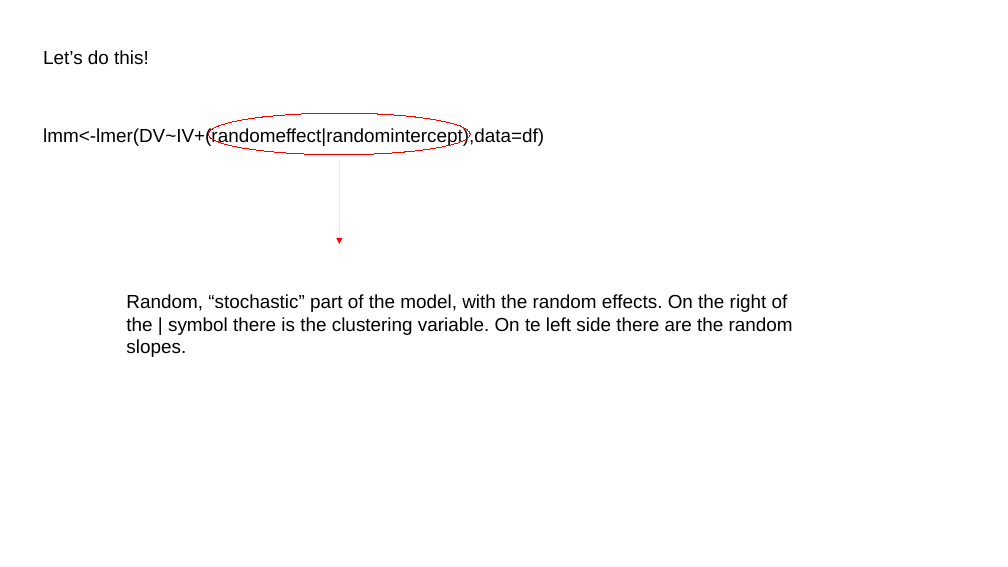
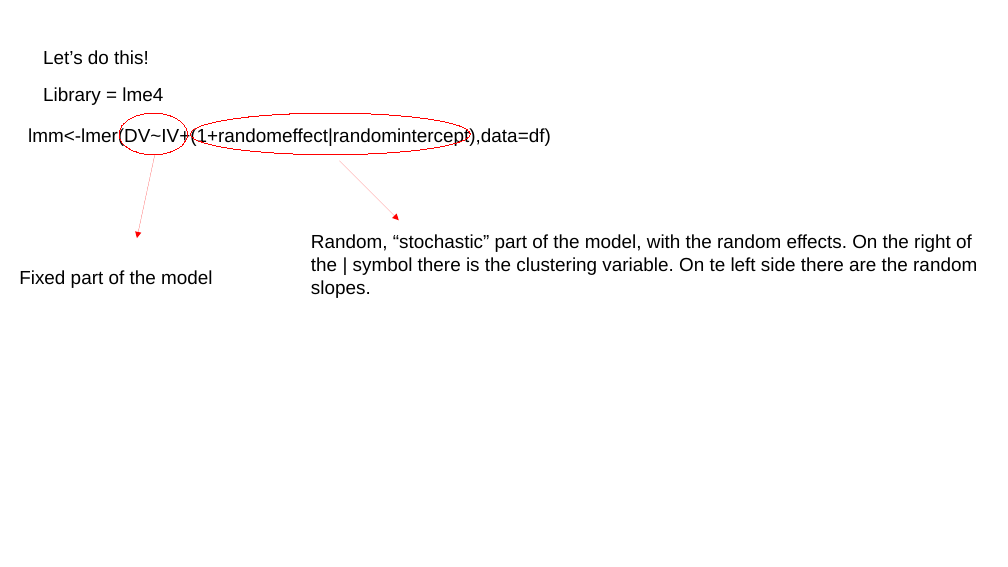
Before and after one commit to FPupillo/LMM_workshop, a slide deck: slide 35 of PPT_LMM.odp (slide 32 before the commit). Drawn at 1008x567 pixels with LibreOffice and Linux fonts; fonts in the diff are those of the drawing. Boxes give left, top, right and bottom in pixels: in the first picture for what was removed or moved away, otherwise in the second. Text is boxed around its words. In the diff, an @@ line names an element or a change of style, - is before the commit and + after.

```diff
--- a/PPT_LMM.odp
+++ b/PPT_LMM.odp
@@ text added at box(43, 87, 163, 105), 18 pt, text #000000 @@
+Library = lme4
@@ ellipse added at box(119, 113, 188, 155), outline #FF0000 0 pt @@
@@ ellipse: place and size @@
-ellipse at box(209, 113, 470, 155)
+ellipse at box(191, 113, 470, 155)
@@ text at box(28, 128, 551, 147): text changed @@
-lmm<-lmer(DV~IV+(randomeffect|randomintercept),data=df)
+lmm<-lmer(DV~IV+(1+randomeffect|randomintercept),data=df)
@@ arrow added from (155, 155) to (137, 238), #FF0000 0 pt @@
@@ arrow moved from (340, 161) - (340, 244) to (340, 161) - (399, 220) @@
@@ text "Random, “stochastic” part of the ...": place and size @@
-text "Random, “stochastic” part of the ..." at box(126, 294, 793, 357)
+text "Random, “stochastic” part of the ..." at box(311, 234, 977, 298)
@@ text added at box(19, 270, 212, 288), 18 pt, text #000000 @@
+Fixed part of the model
```
Also in this commit, not shown: 26 other slides changed, 23 slides added, 1 slide removed, 6 other files.
